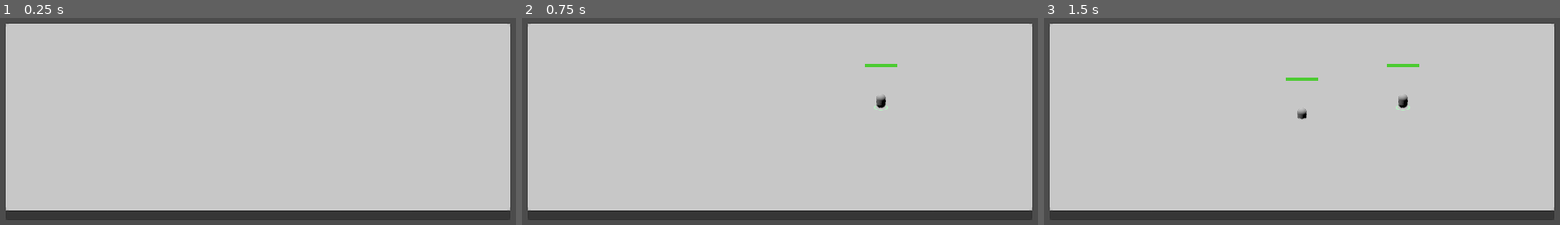
Above: before the commit, frames 1-3 (left to right).
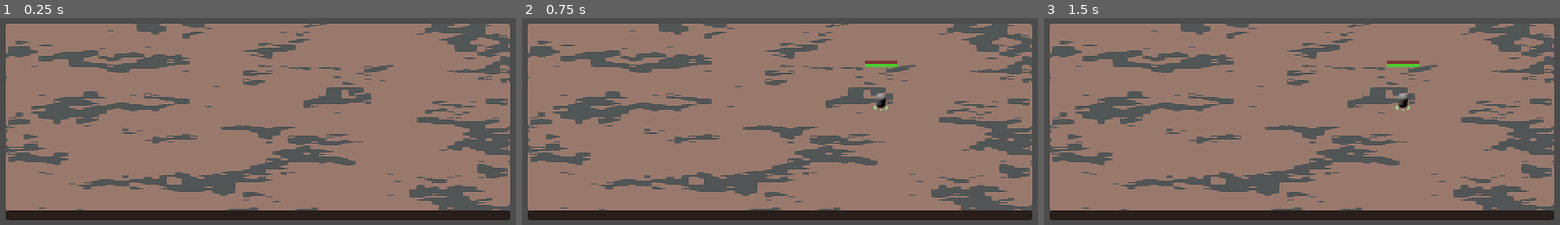
Above: after the commit, the same moments.

Repository: teddyjwalsh/owl
Game: Godot game, scene res://map/map.tscn
The game is run twice, just before and just after one commit, with the same random seed, the same clock (stepped at 60 frames per second) and the same inputs.
Inputs (mouse positions are in pixels of both pictures, inside the frame that each line leads up to):
- Up to frame 1 (0.25 s): no input
- Up to frame 2 (0.75 s): tap Enter at 0.5 s; move the mouse to (924, 102) at 0.52 s; tap T at 0.6 s; click (924, 102) at 0.67 s
- Up to frame 3 (1.5 s): tap Space at 1.25 s; move the mouse to (1173, 140) at 1.27 s; tap T at 1.35 s; click (1173, 140) at 1.42 s

The runs differ from the first frame. In frame 1, 92% of the frame differs, in the area x 1-99%, y 2-98%; in frame 2, 92%; in frame 3, 92%.

Commit message:
got some basic ranged attack working

Diff:
--- a/character/character.gd
+++ b/character/character.gd
@@ -9,7 +9,8 @@
 onready var controller = get_node("controller")
 onready var inventory = get_node("inventory")
 onready var nav = $NavigationAgent
-var base_width = 32;
+var base_width = 32
+var team = 0
 
 # Called when the node enters the scene tree for the first time.
 func _ready():
@@ -21,6 +22,9 @@
 func get_graphical_width():
 	return traits.size*base_width
 
+func get_class():
+	return "character"
+
 # Called every frame. 'delta' is the elapsed time since the previous frame.
 #func _process(delta):
 #	pass
--- a/character/character.tscn
+++ b/character/character.tscn
@@ -1,64 +1,52 @@
-[gd_scene load_steps=13 format=2]
+[gd_scene load_steps=18 format=2]
 
 [ext_resource path="res://character/controller.gd" type="Script" id=1]
 [ext_resource path="res://character/character.gd" type="Script" id=2]
+[ext_resource path="res://character/highlight.gdshader" type="Shader" id=3]
+[ext_resource path="res://character/inventory.gd" type="Script" id=4]
 [ext_resource path="res://character/traits.gd" type="Script" id=5]
 [ext_resource path="res://character/energy_bar.gd" type="Script" id=6]
+[ext_resource path="res://character/cooldown_bar.gd" type="Script" id=7]
+[ext_resource path="res://character/health_bar.gd" type="Script" id=8]
 
 [sub_resource type="CapsuleMesh" id=3]
 
-[sub_resource type="ShaderMaterial" id=6]
+[sub_resource type="ShaderMaterial" id=19]
+
+[sub_resource type="Shader" id=20]
+code = "shader_type canvas_item;
+
+void fragment()
+{
+	/*
+	if (UV.x < 0.1)
+	{
+		COLOR = vec4(1.0,1.0,1.0,1.0);
+	}
+	else
+	{
+		COLOR = vec4(1.0,0.0,0.0,1.0);
+	}
+	*/
+	COLOR = vec4(1.0,1.0,1.0,1.0);
+}"
+
+[sub_resource type="ShaderMaterial" id=21]
+shader = SubResource( 20 )
 
 [sub_resource type="CapsuleShape" id=4]
 
-[sub_resource type="PlaneMesh" id=7]
+[sub_resource type="PlaneMesh" id=13]
 
-[sub_resource type="Shader" id=8]
-code = "
-
-shader_type spatial;
-
-uniform sampler2D noise;
-uniform float angle = -0.3;
-uniform float position = -0.2;
-uniform float spread : hint_range(0.0, 1.0) = 0.5;
-
-varying vec3 vtx;
-
-void vertex() {
-  vtx = VERTEX;
-}
-
-void fragment()
-{
-	float ring_start = 0.75;
-	float ring_end = 1.0;
-	float radial_width = ring_end - ring_start;
-	float l = length(vtx);
-	float radial_proximity = (l - (ring_end + ring_start)/2.0)/(radial_width/2.0);
-	radial_proximity = 1.0 - pow(radial_proximity,2);
-	if (l < 1.0 && l > 0.75)
-	{
-		ALPHA = texture(noise, vec2(UV.x*radial_proximity, UV.y*sin(TIME))).x*1.0*radial_proximity;
-	}
-	else
-	{
-		ALPHA = 0.0;
-	}
-	vec3 out_col = vec3(0.3,1.0,0.4);
-	ALBEDO = texture(noise, vec2(UV.x*radial_proximity, UV.y*TIME/1999.0)).x*out_col;
-	EMISSION = out_col;
-
-}"
-
-[sub_resource type="OpenSimplexNoise" id=10]
-period = 216.9
+[sub_resource type="OpenSimplexNoise" id=14]
+period = 60.0
+persistence = 0.503
 
 [sub_resource type="NoiseTexture" id=11]
-noise = SubResource( 10 )
+noise = SubResource( 14 )
 
-[sub_resource type="ShaderMaterial" id=9]
-shader = SubResource( 8 )
+[sub_resource type="ShaderMaterial" id=15]
+shader = ExtResource( 3 )
 shader_param/angle = -0.3
 shader_param/position = -0.2
 shader_param/spread = 0.5
@@ -74,11 +62,12 @@
 script = ExtResource( 5 )
 
 [node name="inventory" type="Node" parent="."]
+script = ExtResource( 4 )
 
 [node name="character_model" type="MeshInstance" parent="."]
 transform = Transform( 1, 0, 0, 0, -4.37114e-08, -1, 0, 1, -4.37114e-08, 0, 1.5, 0 )
 mesh = SubResource( 3 )
-material/0 = SubResource( 6 )
+material/0 = SubResource( 19 )
 
 [node name="NavigationAgent" type="NavigationAgent" parent="."]
 
@@ -87,11 +76,24 @@
 margin_bottom = 40.0
 script = ExtResource( 6 )
 
+[node name="health_bar" type="ColorRect" parent="."]
+margin_right = 40.0
+margin_bottom = 40.0
+script = ExtResource( 8 )
+
+[node name="cooldown_bar" type="ColorRect" parent="."]
+material = SubResource( 21 )
+margin_right = 40.0
+margin_bottom = 40.0
+script = ExtResource( 7 )
+
 [node name="CollisionShape" type="CollisionShape" parent="."]
 transform = Transform( 1, 0, 0, 0, -4.37114e-08, -1, 0, 1, -4.37114e-08, 0, 1.5, 0 )
 shape = SubResource( 4 )
 
 [node name="highlight" type="MeshInstance" parent="."]
 transform = Transform( 1.5, 0, 0, 0, 1.5, 0, 0, 0, 1.5, 0, 0.0608883, 0 )
-mesh = SubResource( 7 )
-material/0 = SubResource( 9 )
+mesh = SubResource( 13 )
+material/0 = SubResource( 15 )
+
+[node name="env_sensor" type="Node" parent="."]
--- a/character/controller.gd
+++ b/character/controller.gd
@@ -15,11 +15,16 @@
 var destination = Vector3(0,0,0)
 var traits = null
 
+var current_cooldown = null
+var initial_cooldown = null
+
 # Called when the node enters the scene tree for the first time.
 func _ready():
 	traits = get_parent().get_node("traits")
 
 func process_move_command(in_command, delta):
+	current_cooldown = 5.0
+	initial_cooldown = current_cooldown
 	state = STATE.MOVE
 	if new_command:
 		get_parent().nav.set_target_location(in_command["dest"])
@@ -38,19 +43,25 @@
 	#print(get_parent().position)
 
 func process_attack_command(in_command, delta):
-	var to_vec = in_command["dest"] - get_parent().position
-	var dist = to_vec.length()
-	var dir = to_vec.normalized()
-	var move_mult = get_parent().get_movespeed()
-	if dist < delta*move_mult:
-		current_command = null
-		get_parent().position = in_command["dest"]
-		state = STATE.IDLE
-	get_parent().position += dir*move_mult*delta
+	#var to_vec = in_command["target"].global_transform.origin - get_parent().position
+	#var dist = to_vec.length()
+	#var dir = to_vec.normalized()
+	#var move_mult = get_parent().get_movespeed()
+	get_parent().inventory.attack(in_command["target"])
+	current_command = null
+	#get_parent().global_transform.origin = in_command["dest"]
+	state = STATE.IDLE
+	print("sdfsdfsdf")
+
+func process_idle(in_command, delta):
+	if current_cooldown != null:
+		current_cooldown -= delta
+		if current_cooldown <= 0:
+			current_cooldown = null
 
 # Called every frame. 'delta' is the elapsed time since the previous frame.
 func _process(delta):
-	if command_queue.size() > 0:
+	if command_queue.size() > 0 and current_command == null:
 		if current_command == null:
 			current_command = command_queue.pop_front()
 			new_command = true
@@ -68,6 +79,10 @@
 			process_move_command(current_command, delta)
 		elif current_command["type"] == STATE.ATTACK:
 			process_attack_command(current_command, delta)
+		elif current_command["type"] == STATE.IDLE:
+			process_idle(current_command, delta)
+	else:
+		process_idle(current_command, delta)
 
 func _physics_process(delta):
 	if state == STATE.MOVE:
@@ -84,8 +99,9 @@
 	command_queue.append(in_command)
 
 func set_command(in_command):
-	current_command = in_command
-	new_command = true
+	if current_cooldown == null:
+		current_command = in_command
+		new_command = true
 
 func _input(event):
 	return
@@ -97,3 +113,7 @@
 			else:
 				current_command = {"type": STATE.MOVE, "dest": event.global_position}
 				print("SET")
+
+func set_cooldown(in_cooldown):
+	initial_cooldown = in_cooldown
+	current_cooldown = in_cooldown
--- /dev/null
+++ b/character/cooldown_bar.gd
@@ -0,0 +1,26 @@
+extends ColorRect
+
+
+# Declare member variables here. Examples:
+# var a = 2
+# var b = "text"
+
+var max_width = 50
+var height = 5
+
+# Called when the node enters the scene tree for the first time.
+func _ready():
+	color = Color(0.3,0.8,0.2)
+
+# Called every frame. 'delta' is the elapsed time since the previous frame.
+func _process(delta):
+	var init_cooldown = get_parent().get_node("controller").initial_cooldown
+	var cooldown = get_parent().get_node("controller").current_cooldown
+	if cooldown != null:
+		visible = true
+		var screen_pos = get_viewport().get_camera().unproject_position(get_parent().global_transform.origin)
+		set_global_position(screen_pos + Vector2(-max_width/2, -65))
+		color = Color(0.5,0.5,0.5)
+		rect_size = Vector2(max_width*(cooldown/init_cooldown), height)
+	else:
+		visible = false
--- /dev/null
+++ b/character/health_bar.gd
@@ -0,0 +1,21 @@
+extends ColorRect
+
+
+# Declare member variables here. Examples:
+# var a = 2
+# var b = "text"
+
+var max_width = 50
+var height = 5
+
+# Called when the node enters the scene tree for the first time.
+func _ready():
+	color = Color(0.3,0.8,0.2)
+
+# Called every frame. 'delta' is the elapsed time since the previous frame.
+func _process(delta):
+	var health = get_parent().get_node("traits").health
+	var screen_pos = get_viewport().get_camera().unproject_position(get_parent().global_transform.origin)
+	set_global_position(screen_pos + Vector2(-max_width/2, -75))
+	color = Color(0.5,0.2,0.2)
+	rect_size = Vector2(max_width*health, height)
--- a/character/highlight.gdshader
+++ b/character/highlight.gdshader
@@ -21,9 +21,10 @@
 	float l = length(vtx);
 	float radial_proximity = (l - (ring_end + ring_start)/2.0)/(radial_width/2.0);
 	radial_proximity = 1.0 - pow(radial_proximity,2);
-	if (l < 1.0 && l > 0.75)
+	float val = texture(noise, vec2(UV.x*radial_proximity, UV.y*sin(TIME))).x*1.0*radial_proximity;
+	if (val > 0.3)
 	{
-		ALPHA = texture(noise, vec2(UV.x*radial_proximity, UV.y*sin(TIME))).x*1.0*radial_proximity;
+		ALPHA = 1.0
 	}
 	else
 	{
--- /dev/null
+++ b/character/inventory.gd
@@ -0,0 +1,28 @@
+extends Node
+
+
+# Declare member variables here. Examples:
+# var a = 2
+# var b = "text"
+
+var weapon = preload("res://weapon/weapon.tscn")
+
+var weapon_slot = null
+var armor_slot = null
+
+# Called when the node enters the scene tree for the first time.
+func _ready():
+	weapon_slot = weapon.instance()
+	add_child(weapon_slot)
+	weapon_slot.owner = owner
+
+func get_equipment_size_coefficient():
+	return 1.0
+
+func attack(target):
+	if weapon_slot != null:
+		weapon_slot.attack(target)
+
+# Called every frame. 'delta' is the elapsed time since the previous frame.
+#func _process(delta):
+#	pass
--- /dev/null
+++ b/character/second_pass.gdshader
@@ -0,0 +1,22 @@
+shader_type canvas_item;
+
+uniform int pixelSize = 4;
+
+void fragment()
+{
+
+	ivec2 size = textureSize(TEXTURE, 0);
+
+	int xRes = size.x;
+	int yRes = size.y;
+
+	float xFactor = float(xRes) / float(pixelSize);
+	float yFactor = float(yRes) / float(pixelSize);
+
+	float grid_uv_x = round(UV.x * xFactor) / xFactor;
+	float grid_uv_y = round(UV.y * yFactor) / yFactor;
+
+	vec4 text = texture(TEXTURE, vec2(grid_uv_x, grid_uv_y));
+
+	COLOR = text;
+}
--- a/character/traits.gd
+++ b/character/traits.gd
@@ -5,26 +5,76 @@
 # var a = 2
 # var b = "text"f
 
+var health = 1.0
 var energy = 1.0
 var stamina = 100
 var strength = 1.0
 var base_size = 1.0
 var energy_regen = 1.0
+var agility = 1.0
+var dexterity = 1.0
+var friendliness = 1.0
+var patience = 1.0
+var pride = 1.0
+var anxiety = 1.0
+var observation = 1.0
+var magic = 1.0
+var age = 25
+var intelligence = 1.0
+var ideal_temperature = 72
+var temper = 1.0
+
 
 # Called when the node enters the scene tree for the first time.
 func _ready():
 	pass # Replace with function body.
 
+func get_movespeed():
+	return agility*(get_temperature_coefficient())*pow(energy, 0.2)/(get_equipment_size_coefficient())
+
+func get_melee_attack_speed():
+	return agility*strength*(get_temperature_coefficient())*pow(energy, 0.2)/(get_equipment_size_coefficient())
+
+func get_anxiety_coefficient():
+	return 1.0
+
+func get_ranged_attack_speed():
+	return agility*dexterity*(get_temperature_coefficient())*pow(energy, 0.2)*get_anxiety_coefficient()
+
 func get_movement_energy():
 	return get_size()*0.2
 
 func get_size():
-	return base_size*strength
+	return base_size*strength*get_equipment_size_coefficient()
+
+func get_learning_coefficient():
+	return patience*intelligence*observation/(pride*temper)
+
+func get_teaching_coefficient():
+	return patience*intelligence*observation*friendliness/(temper)
+
+func get_max_health():
+	return strength*stamina
+
+func get_after_movement_cooldown():
+	return 1.0/(stamina*dexterity*(get_anxiety_coefficient())*pow(energy, 0.2))
+
+func get_equipment_size_coefficient():
+	return get_parent().get_node("inventory").get_equipment_size_coefficient()
+
+func get_temperature_coefficient():
+	var current_temperature = get_parent().get_node("env_sensor").get_temperature()
+	return 1.0/abs((ideal_temperature) - (current_temperature) + 1)
+
 
 func add_energy(delta):
 	energy += delta/stamina
 	energy = max(min(energy, 1.0), 0)
 
+func add_health(delta):
+	health += delta/get_max_health()
+	health = max(min(health, 1.0), 0)
+
 # Called every frame. 'delta' is the elapsed time since the previous frame.
 func _process(delta):
 	add_energy(delta*energy_regen*2)
--- a/human_input/human_input.gd
+++ b/human_input/human_input.gd
@@ -7,9 +7,11 @@
 
 var last_clicked = null
 var RAY_LENGTH = 400
+var hovered_unit = null
 
 signal clicked_char(chr)
 signal right_clicked(pos, queue)
+signal unit_right_clicked(target, queue)
 
 # Called when the node enters the scene tree for the first time.
 func _ready():
@@ -30,6 +32,10 @@
 
 
 func _input(event):
+	if event is InputEventMouseMotion:
+		var res = get_object_under_mouse()
+		if res["collider"].get_class() == "character":
+			hovered_unit = res["collider"]
 	if event is InputEventMouseButton:
 		var shift = Input.is_key_pressed(KEY_SHIFT)
 		if event.button_index == 1 and !event.is_pressed():
@@ -37,10 +43,10 @@
 			print(res)
 		if event.button_index == 2 and !event.is_pressed():
 			var res = get_object_under_mouse()
-			print(res["position"])
-			emit_signal("right_clicked", res["position"], shift)
-
-
+			if res["collider"].get_class() == "character":
+				emit_signal("unit_right_clicked", res["collider"], shift)
+			else:
+				emit_signal("right_clicked", res["position"], shift)
 
 # Called every frame. 'delta' is the elapsed time since the previous frame.
 #func _process(delta):
--- /dev/null
+++ b/map/map.gdshader
@@ -0,0 +1,23 @@
+shader_type spatial;
+
+uniform sampler2D noise;
+
+varying vec3 vtx;
+
+void vertex() {
+  vtx = VERTEX;
+}
+
+void fragment()
+{
+	float division = 200.0;
+	float noise_val = texture(noise, vec2(float(int(UV.x*division))/division,float(int(UV.y*division))/division)).x;
+	vec3 copper = vec3(0xD2,0x7E,0x62)/(255.0);
+	vec3 onyx = vec3(0x35,0x3b,0x3c)/(255.0);
+
+	ALBEDO = copper;
+	if (noise_val > 0.6)
+	{
+		ALBEDO = onyx;
+	}
+}
--- a/map/map.tscn
+++ b/map/map.tscn
@@ -1,6 +1,7 @@
-[gd_scene load_steps=6 format=2]
+[gd_scene load_steps=10 format=2]
 
 [ext_resource path="res://map/map.gd" type="Script" id=1]
+[ext_resource path="res://map/map.gdshader" type="Shader" id=2]
 
 [sub_resource type="NavigationMesh" id=3]
 vertices = PoolVector3Array( -43.5, 1.5, -49.5, -49.5, 1.5, -49.5, -49.5, 1.5, -43.5, -49.5, 1.5, 43.25, -49.5, 1.5, 49 …(2180 unchanged characters)…
@@ -9,7 +10,20 @@
 [sub_resource type="BoxShape" id=1]
 extents = Vector3( 50, 1, 50 )
 
+[sub_resource type="OpenSimplexNoise" id=7]
+period = 26.2
+persistence = 0.745
+lacunarity = 3.74
+
+[sub_resource type="NoiseTexture" id=8]
+noise = SubResource( 7 )
+
+[sub_resource type="ShaderMaterial" id=6]
+shader = ExtResource( 2 )
+shader_param/noise = SubResource( 8 )
+
 [sub_resource type="CubeMesh" id=2]
+material = SubResource( 6 )
 size = Vector3( 100, 2, 100 )
 
 [sub_resource type="Environment" id=4]
@@ -37,4 +51,4 @@
 
 [node name="DirectionalLight" type="DirectionalLight" parent="."]
 transform = Transform( -0.695784, 0.687959, -0.206392, -0.190949, 0.0998386, 0.97651, 0.692404, 0.71885, 0.0618988, 0, 21.0618, 0 )
-light_energy = 0.583
+light_energy = 0.394
--- /dev/null
+++ b/projectile/projectile.gd
@@ -0,0 +1,34 @@
+extends Spatial
+
+
+# Declare member variables here. Examples:
+# var a = 2
+# var b = "text"
+
+var is_homing = true
+var target = null
+var speed = 50.0
+var damage = 10
+
+# Called when the node enters the scene tree for the first time.
+func _ready():
+	connect("body_entered", self, "body_entered")
+
+# Called every frame. 'delta' is the elapsed time since the previous frame.
+func _process(delta):
+	if is_homing:
+		var dir = (target.global_transform.origin  + Vector3(0,1,0) - global_transform.origin)
+		var norm_dir = dir.normalized()
+		var dist = dir.length()
+		global_transform.origin += norm_dir*delta*speed
+
+
+func body_entered(body):
+	print("collide")
+	print(body)
+	if body.get_class() == "character":
+		if body != owner:
+			body.traits.add_health(-damage)
+			queue_free()
+	elif body.get_class() == "StaticBody":
+		queue_free()
--- /dev/null
+++ b/projectile/projectile.tscn
@@ -0,0 +1,18 @@
+[gd_scene load_steps=4 format=2]
+
+[ext_resource path="res://projectile/projectile.gd" type="Script" id=1]
+
+[sub_resource type="SphereShape" id=3]
+radius = 0.563
+
+[sub_resource type="PrismMesh" id=2]
+
+[node name="projectile" type="Area"]
+script = ExtResource( 1 )
+
+[node name="CollisionShape" type="CollisionShape" parent="."]
+shape = SubResource( 3 )
+
+[node name="MeshInstance" type="MeshInstance" parent="."]
+transform = Transform( 0.5, 0, 0, 0, 0.5, 0, 0, 0, 0.5, 0, 0, 0 )
+mesh = SubResource( 2 )
--- a/unit_controller/unit_controller.gd
+++ b/unit_controller/unit_controller.gd
@@ -3,6 +3,8 @@
 # Declare member variables here. Examples:
 # var a = 2
 # var b = "text"
+
+var num_units = 0
 
 var chr = preload("res://character/character.tscn")
 onready var hi = get_node("/root/HumanInput")
@@ -13,6 +15,7 @@
 func _ready():
 	hi.connect("clicked_char", self, "_clicked_char")
 	hi.connect("right_clicked", self, "_right_clicked")
+	hi.connect("unit_right_clicked", self, "_unit_right_clicked")
 
 func set_command_selected(in_command):
 	print("setggggg")
@@ -30,10 +33,12 @@
 func _input(event):
 	if event is InputEventKey and event.scancode == KEY_T and !event.pressed:
 		var new_char = chr.instance()
-		new_char.name = "new_unit"
+		new_char.transform.origin = Vector3(20,5,5)
+		new_char.name = "new_unit" + str(num_units)
+		num_units += 1
 		add_child(new_char)
 		units.append(new_char)
-		get_node("new_unit").transform.origin = Vector3(20,5,5)
+
 		selected_unit = new_char
 
 func _clicked_char(chr):
@@ -44,3 +49,9 @@
 		queue_command_selected({"type": Controller.STATE.MOVE, "dest": pos})
 	else:
 		set_command_selected({"type": Controller.STATE.MOVE, "dest": pos})
+
+func _unit_right_clicked(target, shift):
+	if shift:
+		queue_command_selected({"type": Controller.STATE.ATTACK, "target": target})
+	else:
+		set_command_selected({"type": Controller.STATE.ATTACK, "target": target})
--- /dev/null
+++ b/weapon/weapon.gd
@@ -0,0 +1,23 @@
+extends Spatial
+
+
+# Declare member variables here. Examples:
+# var a = 2
+# var b = "text"
+var projectile = preload("res://projectile/projectile.tscn")
+
+# Called when the node enters the scene tree for the first time.
+func _ready():
+	pass # Replace with function body.
+
+func attack(target):
+	var new_projectile = projectile.instance()
+	new_projectile.target = target
+	new_projectile.global_transform.origin = get_parent().get_parent().global_transform.origin + Vector3(0,1,0)
+
+	add_child(new_projectile)
+	new_projectile.owner = owner
+
+# Called every frame. 'delta' is the elapsed time since the previous frame.
+#func _process(delta):
+#	pass
--- /dev/null
+++ b/weapon/weapon.tscn
@@ -0,0 +1,6 @@
+[gd_scene load_steps=2 format=2]
+
+[ext_resource path="res://weapon/weapon.gd" type="Script" id=1]
+
+[node name="weapon" type="Spatial"]
+script = ExtResource( 1 )
